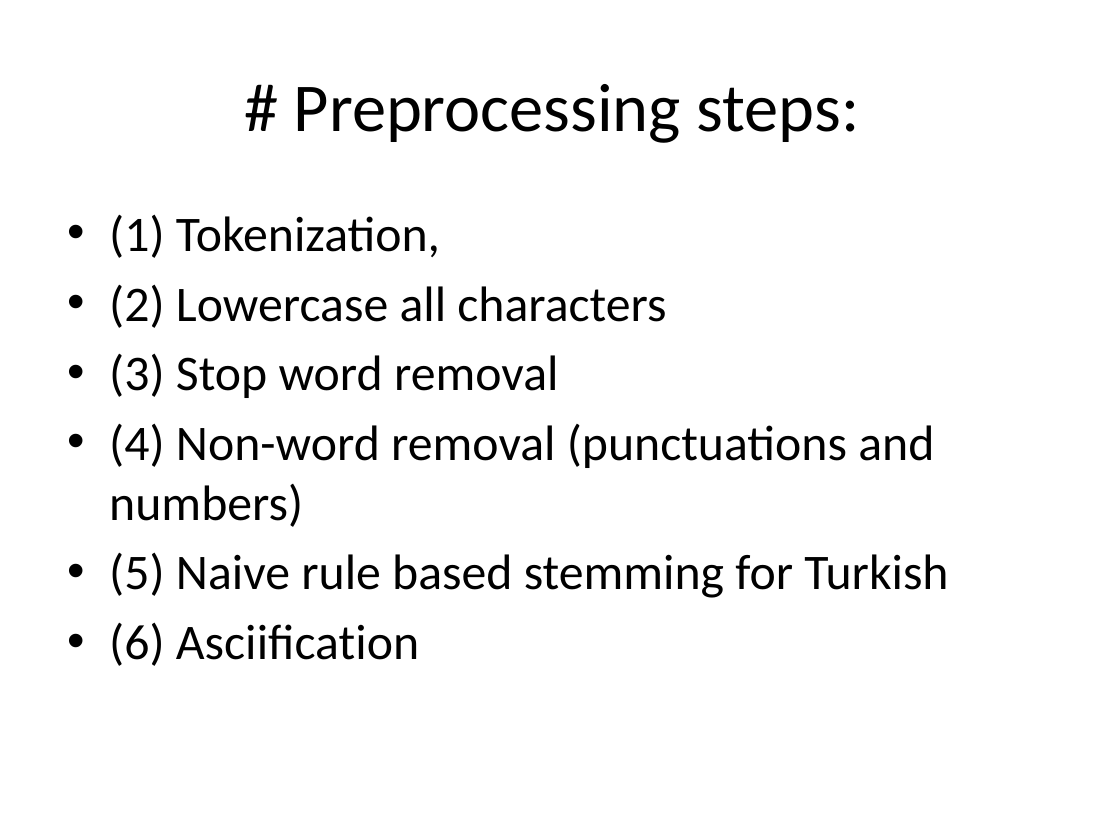
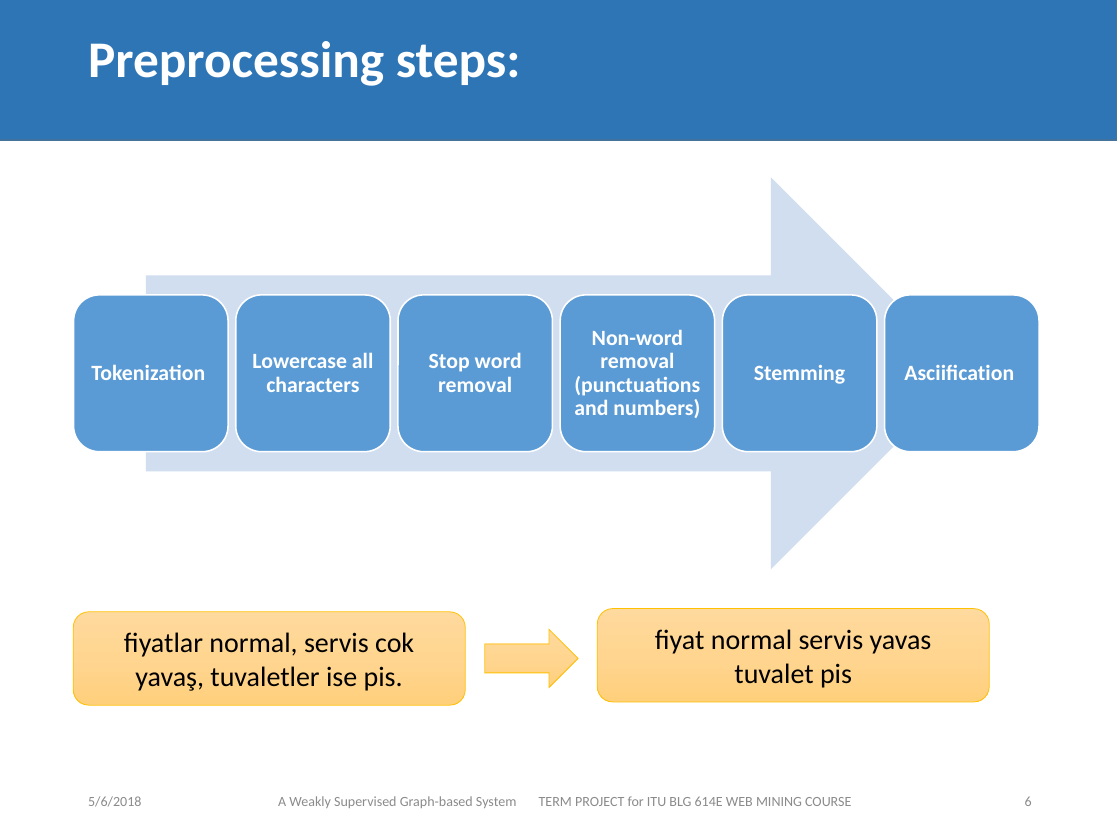
Before and after one commit to erayyildiz/PersonalizedPageRankForCategorization, a slide deck: slide 6 of Presentation.pptx (slide 2 before the commit). Drawn at 1120x840 pixels with LibreOffice and Linux fonts; fonts in the diff are those of the drawing; background and template pictures are left out. Boxes give left, top, right and bottom in pixels: in the first picture for what was removed or moved away, otherwise in the second. Text is boxed around its words. In the diff, an @@ line names an element or a change of style, - is before the commit and + after.

Commit message:
presentation is completed

```diff
--- a/Presentation.pptx
+++ b/Presentation.pptx
@@ freeform shape added at (0,0,1117,140), fill #2E75B6, outline #43739E 1 pt @@
@@ title at (88,41,521,86): text changed; size 44 to 33 pt; text colour #000000 to #FFFFFF; bold on @@
-# Preprocessing steps:
+Preprocessing steps:
@@ text removed at (109,214,948,666) @@
-• (1) Tokenization,
-• (2) Lowercase all characters
-• (3) Stop word removal
-• (4) Non-word removal (punctuations and numbers)
-• (5) Naive rule based stemming for Turkish
-• (6) Asciification
@@ group added at (74,177,1039,569): 6 rounded rectangles, 6 texts, 1 right arrow @@
+Tokenization
+Lowercase all characters
+Stop word removal
+Non-word removal (punctuations and numbers)
+Stemming
+Asciification
@@ rounded rectangle added at (73,612,465,704), fill gradient #FFDB9E to #FFD590 to #FFD07C, outline #FFC000 0.5 pt, 18 pt, text #000000 @@
+fiyatlar normal, servis cok yavaş, tuvaletler ise pis.
@@ right arrow added at (485,629,578,688), fill gradient #FFDB9E to #FFD590 to #FFD07C, outline #FFC000 0.5 pt @@
@@ rounded rectangle added at (597,608,989,701), fill gradient #FFDB9E to #FFD590 to #FFD07C, outline #FFC000 0.5 pt, 18 pt, text #000000 @@
+fiyat normal servis yavas tuvalet pis
@@ text added at (88,796,141,807), 9 pt, text #8C8C8C @@
+5/6/2018
@@ text added at (278,796,851,808), 9 pt, text #8C8C8C @@
+A Weakly Supervised Graph-based System TERM PROJECT for ITU BLG 614E WEB MINING COURSE
@@ page number added at (1025,796,1032,806), 9 pt, text #8C8C8C @@
+6
```
Also in this commit, not shown: 16 slides added, 2 slides removed, 5 other files.
